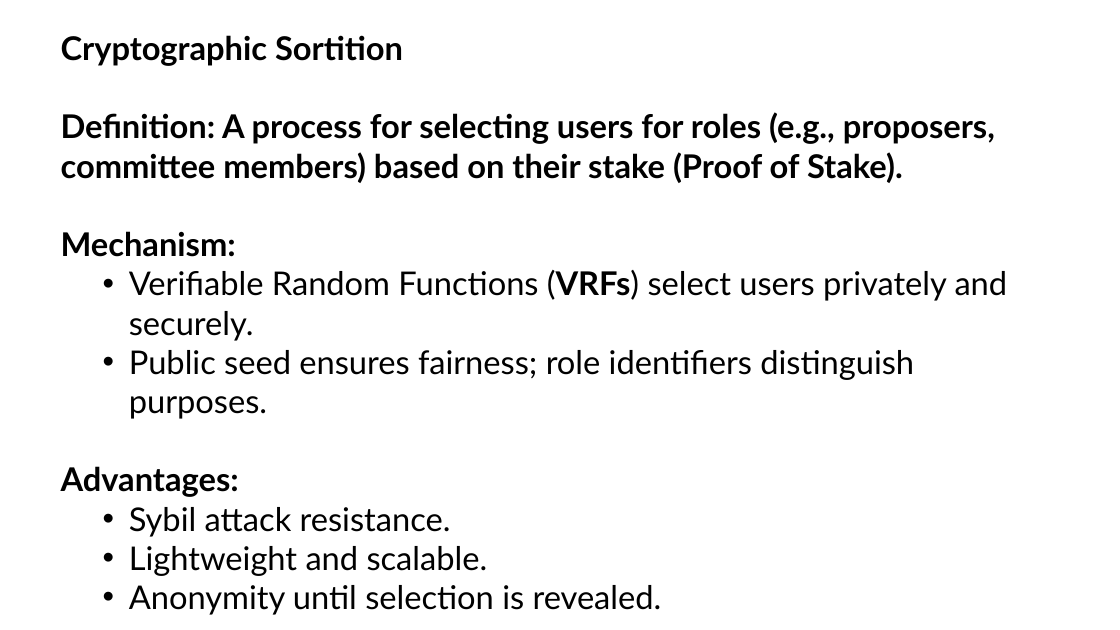
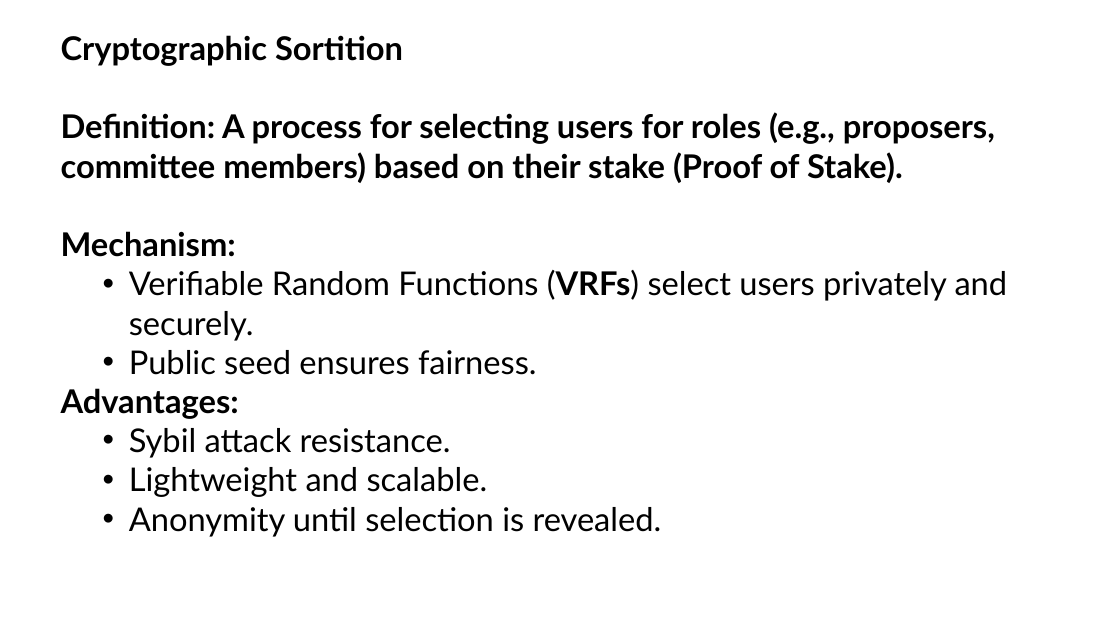
Before and after one commit to shlomo-hadar/AlgorandDev, a slide deck: slide 11 of Introduction to Algorand.pptx (slide 9 before the commit). Drawn at 1120x630 pixels with LibreOffice and Linux fonts; fonts in the diff are those of the drawing. Boxes give left, top, right and bottom in pixels: in the first picture for what was removed or moved away, otherwise in the second. Text is boxed around its words. In the diff, an @@ line names an element or a change of style, - is before the commit and + after.

```diff
--- a/Introduction to Algorand.pptx
+++ b/Introduction to Algorand.pptx
@@ text at <box>129,350,537,375</box>: text changed @@
-  • Public seed ensures fairness; role identifiers distinguish purposes.
+  • Public seed ensures fairness.
```
Also in this commit, not shown: 4 other slides changed, 4 slides added.
